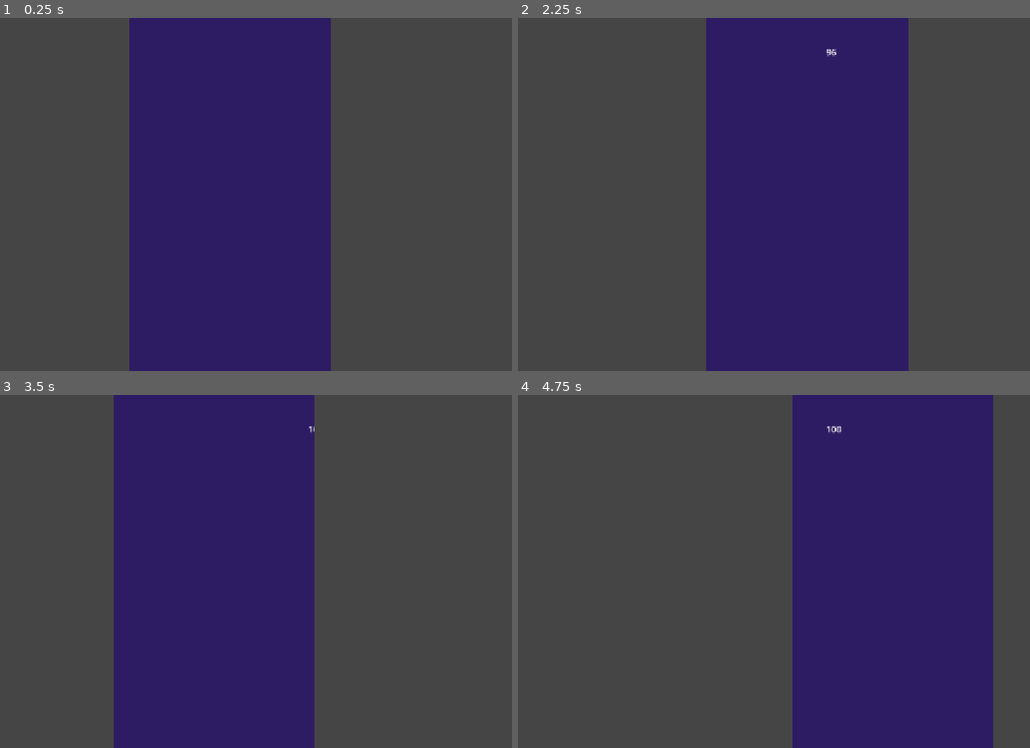
Above: before the commit, frames 1-4 (two rows, left to right).
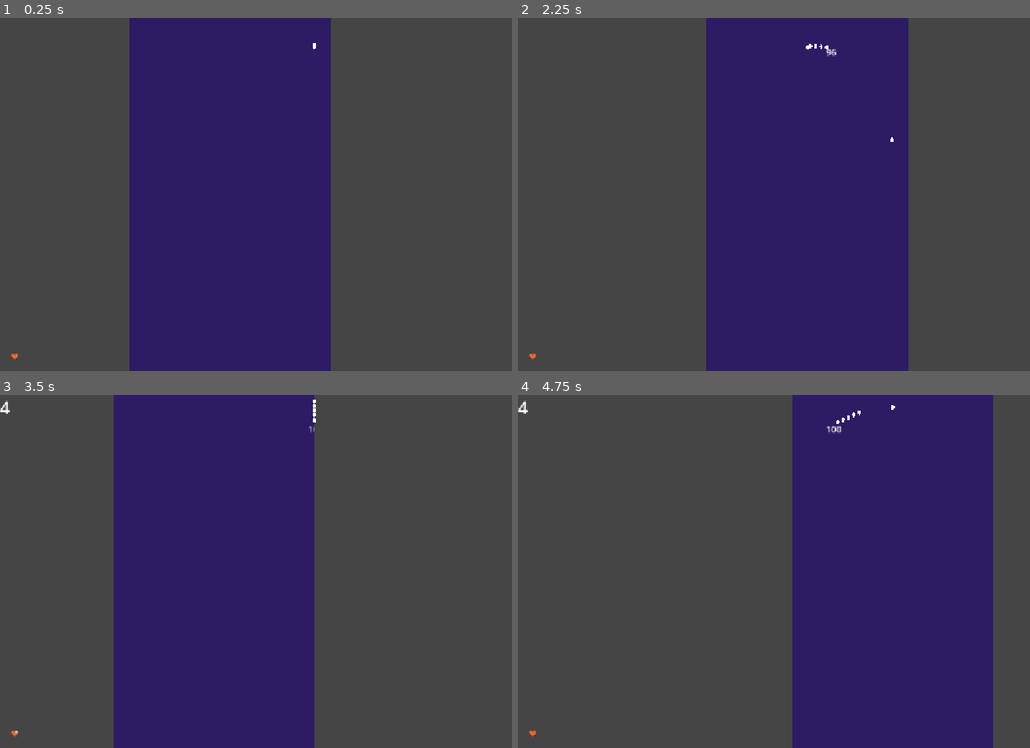
Above: after the commit, the same moments.

Repository: crissoll/Fail-Safe-Game-Jam
Game: Godot game, scene res://scenes/main.tscn
Two runs of this game, one before a commit and one after it. Both use one fixed random seed, a clock stepped at 60 frames per second and the inputs below.
Inputs:
- Up to frame 1 (0.25 s): no input
- Up to frame 2 (2.25 s): tap Enter (reset_level) at 0.5, 2 s; hold D (right) 0.53-1.28 s; tap Space (switch_dimension) at 0.6, 1.35, 2.1 s; hold Up (slow_down) 1.28-2.03 s; hold D (right) from 2.03 s (still down)
- Up to frame 3 (3.5 s): keep holding D (right); tap Space (switch_dimension) at 2.85 s
- Up to frame 4 (4.75 s): tap Enter (reset_level) at 3.5, 4.15 s; release D (right) at 3.53 s; hold A (left) from 3.53 s (still down); tap Space (switch_dimension) at 3.6, 4.35 s

The runs differ from the first frame. In frame 1, less than 0.1% of the frame differs, in the area x 2-62%, y 7-97%; in frame 2, less than 0.1%; in frame 3, 0.1%; in frame 4, 0.1%, in the area x 0-74%, y 1-97%.
Error before the commit: Invalid access to property or key 'health_changed' on a base object of type 'Nil'. (res://scripts/classes/player/player.gd:38)

Commit message:
eggs
- eggs logic implemented
- ui testing with hearts

Diff:
--- a/first-prototype----dropper-/project.godot
+++ b/first-prototype----dropper-/project.godot
@@ -18,11 +18,20 @@
 [autoload]
 
 GameManager="*uid://dvu8e3616qcd1"
+SignalManager="*uid://dunq5o6bynxhg"
 
 [display]
 
 window/stretch/mode="canvas_items"
 window/stretch/aspect="expand"
+
+[file_customization]
+
+folder_colors={
+"res://assets/": "pink",
+"res://resources/": "red",
+"res://scripts/": "green"
+}
 
 [global_group]
 
--- /dev/null
+++ b/first-prototype----dropper-/scenes/GUI/GUI.tscn
@@ -0,0 +1,36 @@
+[gd_scene format=3 uid="uid://cd76bet3itevc"]
+
+[ext_resource type="Texture2D" uid="uid://dt3ekvby87hhd" path="res://assets/UI/IconHeartEmpty.png" id="1_ugkik"]
+[ext_resource type="Texture2D" uid="uid://r7b7frvrxs76" path="res://assets/UI/IconHeart.png" id="2_idl4l"]
+[ext_resource type="Script" uid="uid://dppc3rmh5nj6i" path="res://scripts/UI/texture_progress_bar.gd" id="3_d7rg1"]
+
+[node name="Gui" type="Control" unique_id=706741470]
+layout_mode = 3
+anchors_preset = 15
+anchor_right = 1.0
+anchor_bottom = 1.0
+grow_horizontal = 2
+grow_vertical = 2
+
+[node name="CanvasLayer" type="CanvasLayer" parent="." unique_id=2108776658]
+
+[node name="MarginContainer" type="MarginContainer" parent="CanvasLayer" unique_id=406478218]
+anchors_preset = 15
+anchor_right = 1.0
+anchor_bottom = 1.0
+grow_horizontal = 2
+grow_vertical = 2
+offset_transform_enabled = true
+theme_override_constants/margin_left = 20
+theme_override_constants/margin_top = 20
+theme_override_constants/margin_right = 20
+theme_override_constants/margin_bottom = 20
+
+[node name="TextureProgressBar" type="TextureProgressBar" parent="CanvasLayer/MarginContainer" unique_id=1546115860]
+layout_mode = 2
+size_flags_horizontal = 0
+size_flags_vertical = 8
+fill_mode = 5
+texture_under = ExtResource("1_ugkik")
+texture_progress = ExtResource("2_idl4l")
+script = ExtResource("3_d7rg1")
--- /dev/null
+++ b/first-prototype----dropper-/scenes/game-objects/egg.tscn
@@ -0,0 +1,17 @@
+[gd_scene format=3 uid="uid://dc032duovs5cl"]
+
+[ext_resource type="Script" uid="uid://cmybbay858ne1" path="res://scripts/classes/player/egg/egg.gd" id="1_vg0rn"]
+
+[sub_resource type="StandardMaterial3D" id="StandardMaterial3D_sg0in"]
+albedo_color = Color(0, 0, 1, 1)
+
+[sub_resource type="SphereMesh" id="SphereMesh_usvy1"]
+material = SubResource("StandardMaterial3D_sg0in")
+radius = 2.89
+height = 8.912
+
+[node name="Node2D" type="Node2D" unique_id=797651716]
+script = ExtResource("1_vg0rn")
+
+[node name="MeshInstance2D" type="MeshInstance2D" parent="." unique_id=1159978923]
+mesh = SubResource("SphereMesh_usvy1")
--- a/first-prototype----dropper-/scenes/main.tscn
+++ b/first-prototype----dropper-/scenes/main.tscn
@@ -4,6 +4,7 @@
 [ext_resource type="PackedScene" uid="uid://r7k1qw2pa4l7" path="res://scenes/player.tscn" id="2_tipki"]
 [ext_resource type="PackedScene" uid="uid://bof75kl6wli8e" path="res://scenes/game-objects/pause_menu.tscn" id="3_85g3d"]
 [ext_resource type="PackedScene" uid="uid://f80vs5rbluqx" path="res://scenes/levels/basic_level.tscn" id="4_jyhfs"]
+[ext_resource type="PackedScene" uid="uid://cd76bet3itevc" path="res://scenes/GUI/GUI.tscn" id="5_tbgi4"]
 
 [sub_resource type="LabelSettings" id="LabelSettings_4tl2j"]
 font_size = 32
@@ -27,3 +28,6 @@
 label_settings = SubResource("LabelSettings_4tl2j")
 
 [node name="Level" parent="." unique_id=350627010 instance=ExtResource("4_jyhfs")]
+
+[node name="Gui" parent="." unique_id=706741470 node_paths=PackedStringArray("player") instance=ExtResource("5_tbgi4")]
+player = NodePath("../player")
--- a/first-prototype----dropper-/scenes/player.tscn
+++ b/first-prototype----dropper-/scenes/player.tscn
@@ -7,10 +7,12 @@
 [ext_resource type="Script" uid="uid://wile04rv4ory" path="res://scripts/classes/player/spirit_component.gd" id="5_qlg0r"]
 [ext_resource type="Script" uid="uid://dtjmktvol3mbl" path="res://scripts/classes/player/damage_display_component.gd" id="6_tuyoq"]
 [ext_resource type="Script" uid="uid://dbwcldoqtbkmy" path="res://scripts/classes/player/spirit_display_component.gd" id="7_fjrip"]
+[ext_resource type="Script" uid="uid://dbskedrkfmqj2" path="res://scripts/classes/player/egg_component.gd" id="8_ur7pv"]
+[ext_resource type="PackedScene" uid="uid://dc032duovs5cl" path="res://scenes/game-objects/egg.tscn" id="9_ur7pv"]
 
 [sub_resource type="CircleShape2D" id="CircleShape2D_u25ut"]
 
-[node name="player" type="CharacterBody2D" unique_id=314467872 node_paths=PackedStringArray("stamina_comp", "brake_comp", "spirit_comp")]
+[node name="player" type="CharacterBody2D" unique_id=314467872 node_paths=PackedStringArray("stamina_comp", "brake_comp", "spirit_comp", "health_comp", "egg_comp")]
 collision_layer = 8
 collision_mask = 7
 script = ExtResource("1_3vyb7")
@@ -18,6 +20,8 @@
 stamina_comp = NodePath("Components/StaminaComponent")
 brake_comp = NodePath("Components/BrakeComponent")
 spirit_comp = NodePath("Components/SpiritComponent")
+health_comp = NodePath("Components/HealthComponent")
+egg_comp = NodePath("Components/EggComponent")
 
 [node name="CollisionShape2D" type="CollisionShape2D" parent="." unique_id=1453863984]
 shape = SubResource("CircleShape2D_u25ut")
@@ -67,6 +71,12 @@
 script = ExtResource("7_fjrip")
 collision_shape = NodePath("../../CollisionShape2D")
 
+[node name="EggComponent" type="Node" parent="Components" unique_id=362771187]
+script = ExtResource("8_ur7pv")
+egg_scene = ExtResource("9_ur7pv")
+distance_delay = 3
+initial_offset = Vector2(5, -2)
+
 [connection signal="brake_ended" from="Components/BrakeComponent" to="Paraglider" method="hide"]
 [connection signal="brake_started" from="Components/BrakeComponent" to="Paraglider" method="show"]
 [connection signal="invincibility_ended" from="Components/HealthComponent" to="Components/DamageDisplay" method="reappear"]
--- /dev/null
+++ b/first-prototype----dropper-/scripts/UI/gui.gd
@@ -0,0 +1,11 @@
+extends Control
+@export var player : Player
+
+# Called when the node enters the scene tree for the first time.
+func _ready() -> void:
+	pass # Replace with function body.
+
+
+# Called every frame. 'delta' is the elapsed time since the previous frame.
+func _process(delta: float) -> void:
+	pass
--- /dev/null
+++ b/first-prototype----dropper-/scripts/UI/texture_progress_bar.gd
@@ -0,0 +1,14 @@
+extends TextureProgressBar
+
+
+func _ready() -> void:
+	SignalManager.on_player_health_changed.connect(change_value)
+	value = max_value
+
+
+func _process(delta: float) -> void:
+	pass
+
+
+func change_value(max_hearts : int, hearts : int):
+	value = max_value / max_hearts * hearts
--- /dev/null
+++ b/first-prototype----dropper-/scripts/autoloads/signal_manager.gd
@@ -0,0 +1,9 @@
+extends Node
+
+signal on_player_health_changed(max_hearts, current_hearts)
+
+func _ready() -> void:
+	pass
+
+func _process(delta: float) -> void:
+	pass
--- /dev/null
+++ b/first-prototype----dropper-/scripts/classes/player/egg/egg.gd
@@ -0,0 +1,28 @@
+extends Node2D
+class_name Egg
+
+var is_detached: bool = false
+var velocity: Vector2 = Vector2.ZERO
+var last_frame_position: Vector2 = Vector2.ZERO
+
+var gravity: float = 980.0
+var bounce_factor: float = 0.5
+
+func _ready():
+	last_frame_position = global_position
+
+func _physics_process(delta):
+	if not is_detached:
+		velocity = (global_position - last_frame_position) / delta
+		last_frame_position = global_position
+	else:
+		global_position += velocity * delta
+
+		rotation += 5.0 * delta
+
+func detach_and_break():
+	is_detached = true
+	velocity.y -= 150.0
+	if is_inside_tree():
+		await get_tree().create_timer(1).timeout
+		queue_free()
--- /dev/null
+++ b/first-prototype----dropper-/scripts/classes/player/egg_component.gd
@@ -0,0 +1,49 @@
+extends Node
+class_name EggComponent
+
+
+@export var egg_scene: PackedScene
+@export var distance_delay: int = 15
+@export var initial_offset : Vector2
+
+var player : Player
+var max_lives : int
+var active_eggs: Array[Egg] = []
+var position_history: Array[Vector2] = []
+
+func _ready() -> void:
+	player = get_parent().get_parent()
+	max_lives = player.health_comp.hearts
+	player.health_comp.health_changed.connect(take_damage)
+
+	for i in range(max_lives):
+		var new_egg = egg_scene.instantiate()
+		get_tree().current_scene.add_child.call_deferred(new_egg)
+		new_egg.global_position = player.global_position + initial_offset
+		active_eggs.append(new_egg)
+
+
+func _physics_process(delta: float) -> void:
+	position_history.push_front(player.global_position + initial_offset)
+
+	var max_history_needed = max_lives * distance_delay + 1
+	if position_history.size() > max_history_needed:
+		position_history.pop_back()
+
+	for i in range(active_eggs.size()):
+		var history_index = (i + 1) * distance_delay
+		if history_index < position_history.size():
+			active_eggs[i].global_position = position_history[history_index]
+
+func take_damage(amount = 1):
+	print("danno")
+	if active_eggs.size() > 0:
+		var lost_egg = active_eggs.pop_back()
+		lost_egg.detach_and_break()
+
+func reset():
+	for i in range(player.health_comp.hearts):
+		var new_egg = egg_scene.instantiate()
+		get_tree().current_scene.add_child.call_deferred(new_egg)
+		new_egg.global_position = player.global_position
+		active_eggs.append(new_egg)
--- a/first-prototype----dropper-/scripts/classes/player/health_component.gd
+++ b/first-prototype----dropper-/scripts/classes/player/health_component.gd
@@ -19,9 +19,11 @@
 
 func _ready() -> void:
 	hearts = max_hearts
-	health_changed.emit(hearts)
+	#health_changed.emit(hearts)
+
+
 func apply_damage(damage:=1):
-	if(float(Time.get_ticks_msec())/1000 - last_damage_time <= invincibility_duration):
+	if(float(Time.get_ticks_msec())/1000 - last_damage_time < invincibility_duration):
 		return
 
 	player.velocity.y *= velocity_multiplier_on_damage
@@ -31,12 +33,15 @@
 		hearts = 0
 		die.emit()
 	health_changed.emit(hearts)
+	SignalManager.on_player_health_changed.emit(max_hearts, hearts)
 	invincibility_started.emit()
 	await get_tree().create_timer(invincibility_duration).timeout
 	invincibility_ended.emit()
+
+	print(hearts)
 
 
 func reset():
 	invincibility_ended.emit()
 	hearts = max_hearts
-	last_damage_time = 0
+	SignalManager.on_player_health_changed.emit(max_hearts,max_hearts)
--- a/first-prototype----dropper-/scripts/classes/player/player.gd
+++ b/first-prototype----dropper-/scripts/classes/player/player.gd
@@ -1,7 +1,7 @@
 class_name Player
 extends CharacterBody2D
 
-var health_comp: HealtComponent
+
 
 #vars
 @onready var camera: Camera2D = $Camera2D
@@ -22,6 +22,8 @@
 @export var stamina_comp: StaminaComponent
 @export var brake_comp: BrakeComponent
 @export var spirit_comp: SpiritComponent
+@export var health_comp: HealtComponent
+@export var egg_comp : EggComponent
 
 var spawn_pos: Vector2
 
@@ -36,7 +38,7 @@
 	stamina_comp.stamina_changed.connect(_on_stamina_changed)
 
 	health_comp.health_changed.connect(func(health: int): health_label.text = str(health))
-	health_comp.health_changed.emit(health_comp.hearts)
+	#health_comp.health_changed.emit(health_comp.hearts)
 	health_comp.die.connect(reset)
 
 
@@ -123,13 +125,14 @@
 
 	brake_comp.reset()
 
-
 	if stamina_comp:
 		stamina_comp.reset()
-
 	if spirit_comp:
 		spirit_comp.reset(self)
 	if health_comp:
 		health_comp.reset()
+	if egg_comp:
+		egg_comp.reset()
+
 	get_tree().call_group(&"Jellyfish", "reset")
 	get_tree().call_group(&"MoveComponents", "reset")
Binary file added: first-prototype----dropper-/assets/UI/IconHeart.png
Not shown, added: first-prototype----dropper-/assets/UI/IconHeart.png.import
Binary file added: first-prototype----dropper-/assets/UI/IconHeartEmpty.png
Not shown, added: first-prototype----dropper-/assets/UI/IconHeartEmpty.png.import
Not shown, added: first-prototype----dropper-/scripts/UI/gui.gd.uid
Not shown, added: first-prototype----dropper-/scripts/UI/texture_progress_bar.gd.uid
Not shown, added: first-prototype----dropper-/scripts/autoloads/signal_manager.gd.uid
Not shown, added: first-prototype----dropper-/scripts/classes/player/egg/egg.gd.uid
Not shown, added: first-prototype----dropper-/scripts/classes/player/egg_component.gd.uid
